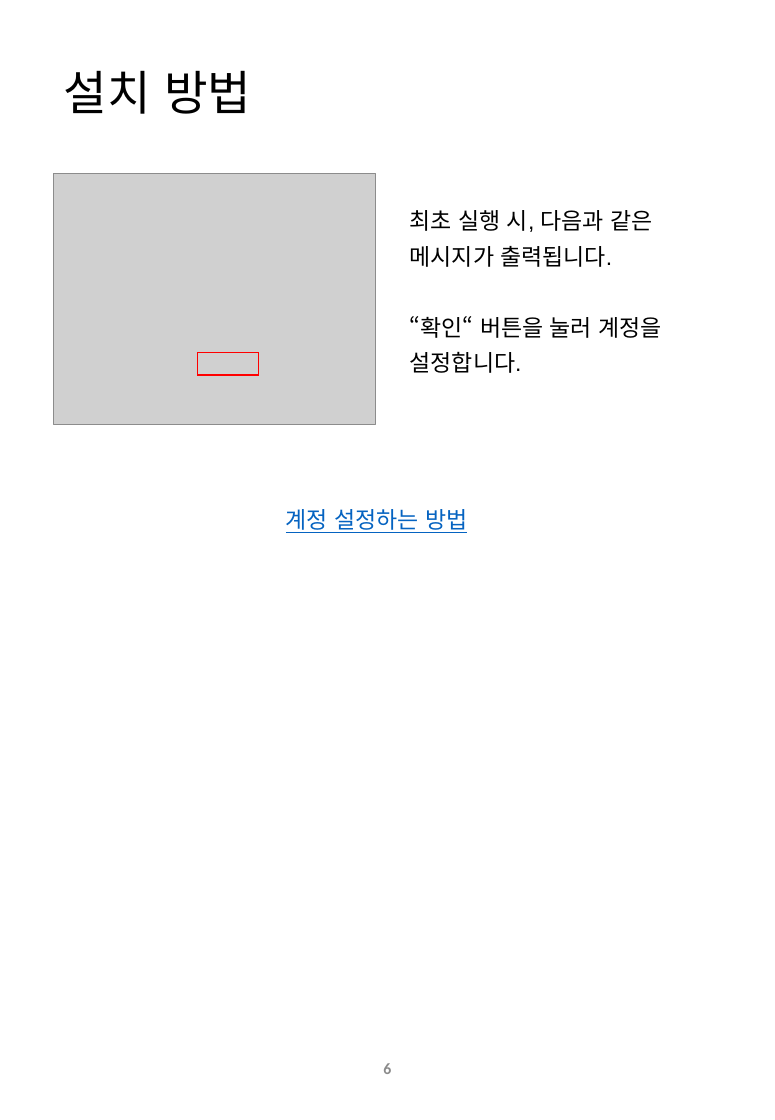
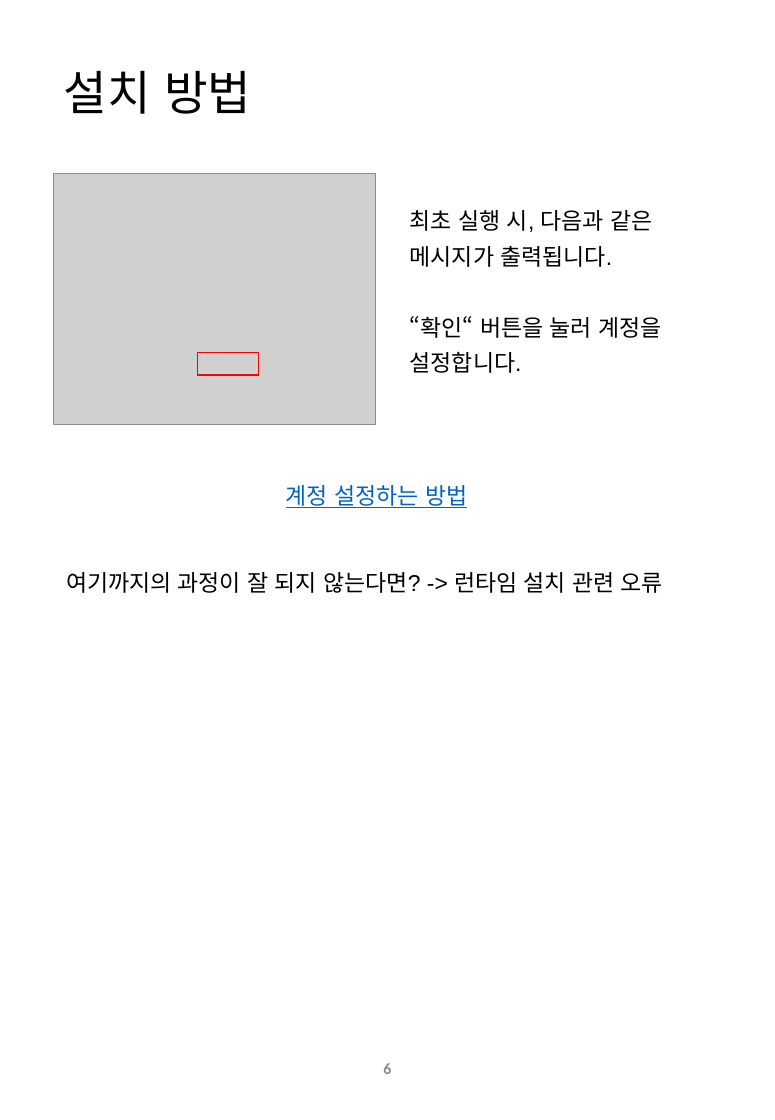
Before and after one commit to byungmeo/GersangStation, a slide deck: slide 6 of 사용자 설명서.pptx. Drawn at 775x1120 pixels with LibreOffice and Linux fonts; fonts in the diff are those of the drawing; grey boxes stand for pictures. Boxes give left, top, right and bottom in pixels: in the first picture for what was removed or moved away, otherwise in the second. Text is boxed around its words. In the diff, an @@ line names an element or a change of style, - is before the commit and + after.

```diff
--- a/사용자 설명서.pptx
+++ b/사용자 설명서.pptx
@@ text "계정 설정하는 방법": place and size @@
-text "계정 설정하는 방법" at (286,509,467,533)
+text "계정 설정하는 방법" at (286,485,467,508)
@@ text added at (66,572,663,593), 16 pt, text #000000 @@
+여기까지의 과정이 잘 되지 않는다면? -> 런타임 설치 관련 오류
```
Also in this commit, not shown: 2 other slides changed, 2 slides added, 1 other file.
